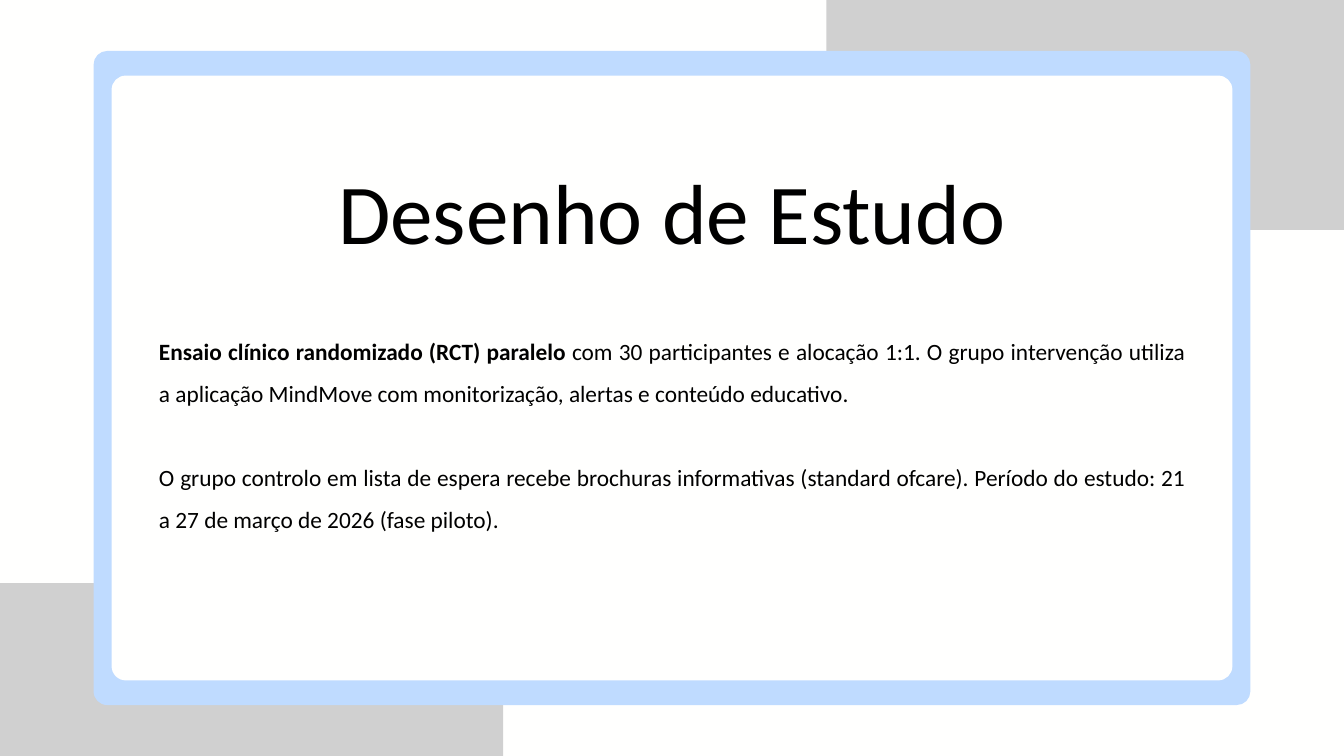
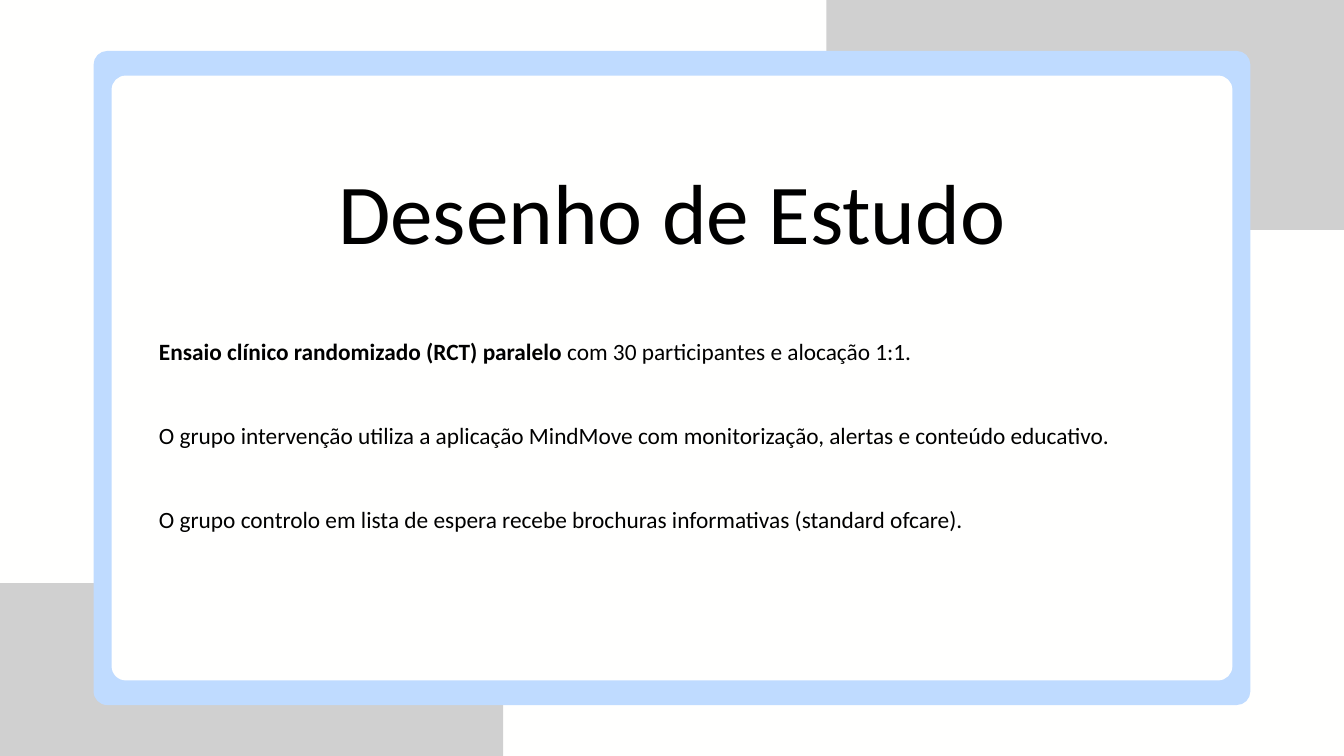
Before and after one commit to sofiawxys/Projeto_FerramentasProdutividade_G_2_E3, a slide deck: slide 4 of ficheiros/apresentacao.pptx. Drawn at 1344x756 pixels with LibreOffice and Linux fonts; fonts in the diff are those of the drawing; grey boxes stand for pictures. Boxes give left, top, right and bottom in pixels: in the first picture for what was removed or moved away, otherwise in the second. Text is boxed around its words. In the diff, an @@ line names an element or a change of style, - is before the commit and + after.

Commit message:
Correcao do ppt

```diff
--- a/ficheiros/apresentacao.pptx
+++ b/ficheiros/apresentacao.pptx
@@ text at (159,343,1109,532): text changed @@
-Ensaio clínico randomizado (RCT) paralelo com 30 participantes e alocação 1:1. O grupo intervenção utiliza a aplicação MindMove com monitorização, alertas e conteúdo educativo.
-O grupo controlo em lista de espera recebe brochuras informativas (standard ofcare). Período do estudo: 21 a 27 de março de 2026 (fase piloto).
+Ensaio clínico randomizado (RCT) paralelo com 30 participantes e alocação 1:1.
+O grupo intervenção utiliza a aplicação MindMove com monitorização, alertas e conteúdo educativo.
+O grupo controlo em lista de espera recebe brochuras informativas (standard ofcare).
```
Also in this commit, not shown: 2 other files.
